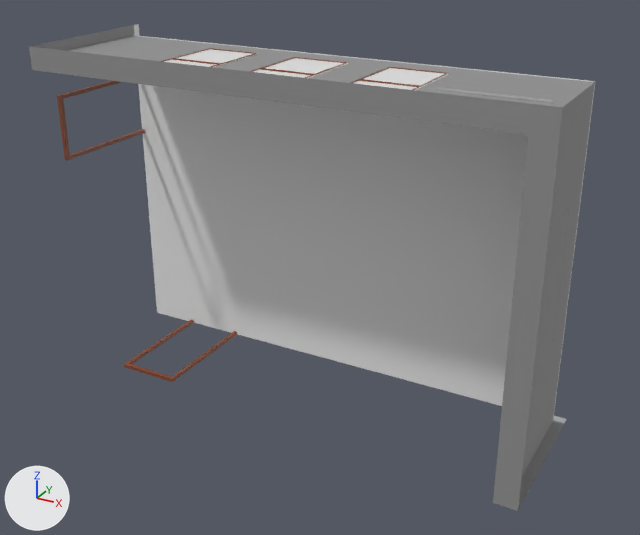
A saved change to the FBX model Nerd'sCards/Assets/Art/Rooms/Aula5.fbx.
The view is the same before and after, from a 50 mm camera at (-1.6, -68.9, -34.3) aimed at (-35.8, -6.7, -65.4). The lights are fixed; the arrows at lower left show +X, +Y and +Z. Where no turn or scale is listed for an object, it has been applied to the vertices. Vertices at the same position are counted once.

In view in the first picture: 'MarcoPuerta.006'.
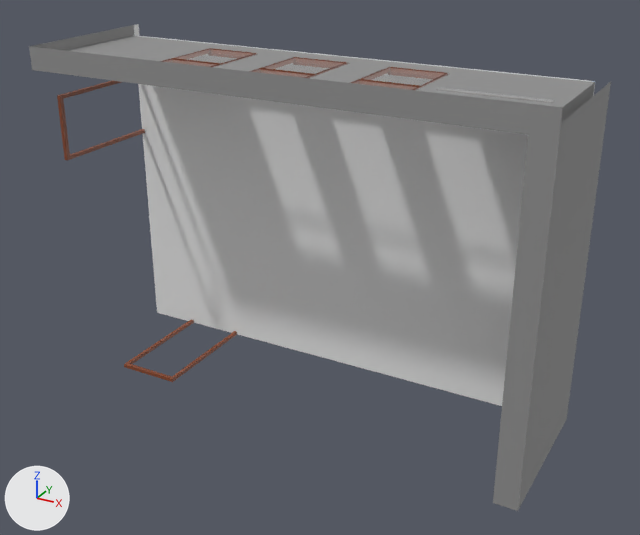
The newer file is also turned or shifted as a whole; pictures and numbers use the older file's frame.

Where the change shows, as pixel boxes (x1, y1, x2, y2) in the pictures (640 x 535 px):
'MarcoPuerta.006', recoloured, surface changed, reshaped: before (29, 24, 595, 511); after (29, 24, 611, 511)
part 1 of me_cube_036, added: after (518, 82, 611, 510)

The edits, one by one:
Material 'M.VidrioVentana' (mat_m_vidrioventana) changes colour from white #e7e7e7 to black #000000; in linear values from (0.8, 0.8, 0.8) to (0.0, 0.0, 0.0).
In material 'M.VidrioVentana' (mat_m_vidrioventana), emission_strength is now set to 1.0.
In material 'M.VidrioVentana' (mat_m_vidrioventana), alpha goes from 1.0 to 0.128.
me_cube_036 is used by ob_marcopuerta_006; location (-52.55, -7.28, -78.5).
Verts and faces of me_cube_036; kept vertices keep their numbers, new ones are numbered from 643.
Before the commit, vertices of me_cube_036: 287 (37.8, -6.4, -0.1) at pixel (517, 510), 292 (37.8, -6.4, 30.1) at pixel (560, 123).
me_cube_036 had 643 vertices, 527 faces and spanned x -7.7..37.8, y -6.4..8.0, z -0.2..31.1.
me_cube_036 now has 645 vertices, 528 faces and spans x -7.7..37.8, y -6.4..8.0, z -0.2..31.1.
Part 1, on me_cube_036:
New vertex 643 is at (37.8, 8.0, -0.1), pixel (566, 419).
New vertex 644 is at (37.8, 8.0, 30.1), pixel (611, 81).
New faces: (287, 643, 644, 292) (mat_m_paredquimica (grey #909090)).
